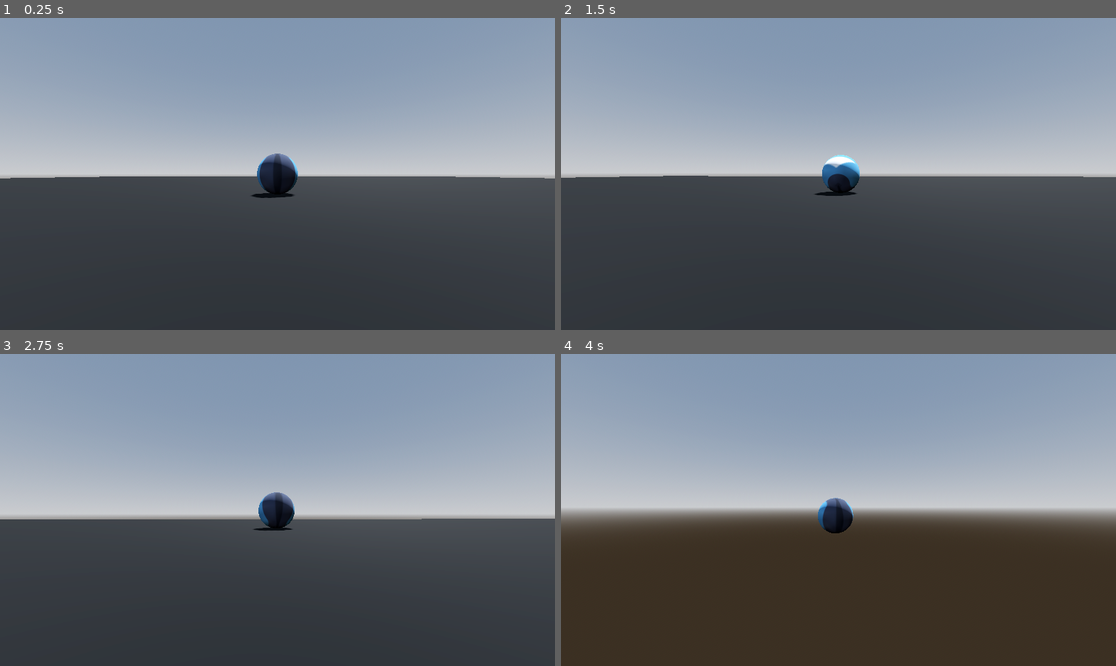
Above: before the commit, frames 1-4 (two rows, left to right).
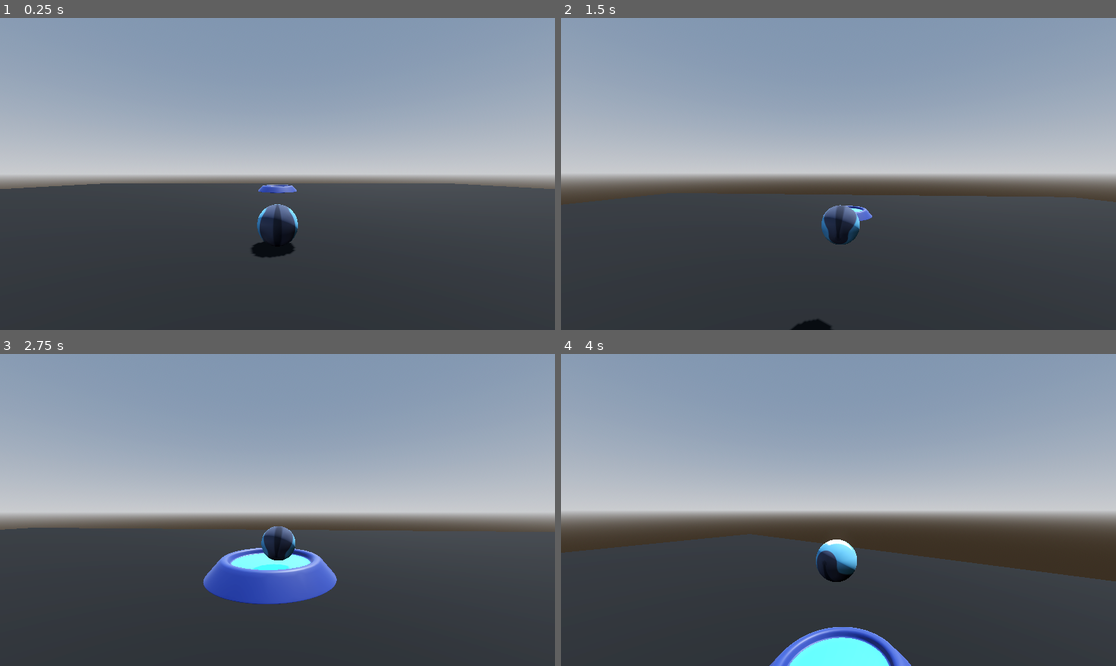
Above: after the commit, the same moments.

Repository: ddon-dev/tiki-boost
Game: Godot game, scene res://scenes/levels/Proto.tscn
Same seed, same stepped clock (60 frames per second), same inputs: the game is played once before the commit and once after it. The engine's default icon, where the game draws it, is replaced by a stand-in: a white triangle on a blue panel in a dark square.
Inputs (mouse positions are in pixels of both pictures, inside the frame that each line leads up to):
- Up to frame 1 (0.25 s): no input
- Up to frame 2 (1.5 s): tap Enter at 0.5 s; move the mouse to (866, 174) at 0.52 s; hold W (forward) from 0.53 s (still down); click (866, 174) at 0.6 s; click (866, 174) at 0.77 s; click (866, 174) at 1.07 s; move the mouse to (810, 174) at 1.27 s; tap Space at 1.35 s
- Up to frame 3 (2.75 s): keep holding W (forward); click (249, 510) at 1.52 s; click (249, 510) at 1.55 s; click (249, 510) at 1.82 s; move the mouse to (288, 503) at 2.02 s; click (288, 503) at 2.1 s
- Up to frame 4 (4 s): keep holding W (forward); move the mouse to (832, 516) at 2.77 s; tap Space at 2.85 s; click (832, 516) at 3.02 s; click (832, 516) at 3.05 s; click (832, 516) at 3.32 s; move the mouse to (877, 513) at 3.52 s; click (877, 513) at 3.6 s; click (877, 513) at 3.77 s

The runs differ from the first frame. In frame 1, 4.2% of the frame differs, in the area x 0-100%, y 43-77%; in frame 2, 5.8%; in frame 3, 7.1%; in frame 4, 34%, in the area x 0-100%, y 46-100%.

Commit message:
added finish pad

Diff:
--- a/project.godot
+++ b/project.godot
@@ -55,6 +55,12 @@
 ]
 }
 
+[layer_names]
+
+3d_physics/layer_1="Player"
+3d_physics/layer_2="World"
+3d_physics/layer_3="Gates"
+
 [physics]
 
 3d/physics_engine="Jolt Physics"
--- a/scenes/levels/Proto.tscn
+++ b/scenes/levels/Proto.tscn
@@ -1,6 +1,7 @@
-[gd_scene load_steps=6 format=3 uid="uid://r5802t4ayrt0"]
+[gd_scene load_steps=7 format=3 uid="uid://r5802t4ayrt0"]
 
 [ext_resource type="PackedScene" uid="uid://bguscvtdsubse" path="res://scenes/player/Player.tscn" id="1_a6j5x"]
+[ext_resource type="PackedScene" uid="uid://c1bkxh8p1litp" path="res://scenes/objects/FinishPoint.tscn" id="2_u1lr8"]
 
 [sub_resource type="StandardMaterial3D" id="StandardMaterial3D_6gjf6"]
 albedo_color = Color(0, 0, 0, 1)
@@ -26,26 +27,36 @@
 transform = Transform3D(1, 0, 0, 0, 1, 0, 0, 0, 1, 0, -1, 0)
 material_override = SubResource("StandardMaterial3D_6gjf6")
 use_collision = true
+collision_layer = 2
+collision_mask = 0
 size = Vector3(64, 1, 64)
 
 [node name="CSGBox3D" type="CSGBox3D" parent="Terrain"]
 transform = Transform3D(1, 0, 0, 0, 1, 0, 0, 0, 1, 0, 0, 15)
 use_collision = true
+collision_layer = 2
+collision_mask = 0
 size = Vector3(5, 1, 1)
 
 [node name="CSGBox3D2" type="CSGBox3D" parent="Terrain"]
 transform = Transform3D(1, 0, 0, 0, 1, 0, 0, 0, 1, 0, 0, 11)
 use_collision = true
+collision_layer = 2
+collision_mask = 0
 size = Vector3(5, 1, 1)
 
 [node name="CSGBox3D3" type="CSGBox3D" parent="Terrain"]
 transform = Transform3D(-4.371139e-08, 0, -1, 0, 1, 0, 1, 0, -4.371139e-08, -2, 0, 13)
 use_collision = true
+collision_layer = 2
+collision_mask = 0
 size = Vector3(5, 1, 1)
 
 [node name="CSGBox3D4" type="CSGBox3D" parent="Terrain"]
 transform = Transform3D(-4.371139e-08, 0, -1, 0, 1, 0, 1, 0, -4.371139e-08, 2, 0, 13)
 use_collision = true
+collision_layer = 2
+collision_mask = 0
 size = Vector3(5, 1, 1)
 
 [node name="WorldEnvironment" type="WorldEnvironment" parent="."]
@@ -56,3 +67,6 @@
 shadow_enabled = true
 
 [node name="PlayerRigidBody" parent="." instance=ExtResource("1_a6j5x")]
+
+[node name="FinishPoint" parent="." instance=ExtResource("2_u1lr8")]
+transform = Transform3D(1, 0, 0, 0, 1, 0, 0, 0, 1, 0, -0.4208498, -16)
--- /dev/null
+++ b/scenes/objects/FinishPoint.tscn
@@ -0,0 +1,31 @@
+[gd_scene load_steps=4 format=3 uid="uid://c1bkxh8p1litp"]
+
+[ext_resource type="Script" uid="uid://sekcummsah5a" path="res://scenes/objects/finish_point.gd" id="1_2fa4v"]
+[ext_resource type="PackedScene" uid="uid://w0jfuhrs5lxo" path="res://assets/meshes/FinishPad.glb" id="1_rlt3t"]
+
+[sub_resource type="SphereShape3D" id="SphereShape3D_rlt3t"]
+radius = 3.0
+
+[node name="FinishPoint" type="Node3D"]
+script = ExtResource("1_2fa4v")
+
+[node name="FinishPad" parent="." instance=ExtResource("1_rlt3t")]
+transform = Transform3D(4, 0, 0, 0, 4, 0, 0, 0, 4, 0, 0, 0)
+
+[node name="FinishArea" type="Area3D" parent="."]
+transform = Transform3D(1, 0, 0, 0, 1, 0, 0, 0, 1, 0, 3, 0)
+collision_layer = 4
+gravity_space_override = 3
+gravity_point = true
+gravity_point_center = Vector3(0, 0, 0)
+gravity_direction = Vector3(0, 0, 0)
+gravity = 30.0
+linear_damp_space_override = 3
+linear_damp = 3.0
+angular_damp = 0.0
+
+[node name="CollisionShape3D" type="CollisionShape3D" parent="FinishArea"]
+transform = Transform3D(1, 0, 0, 0, 1, 0, 0, 0, 1, 0, -1, 0)
+shape = SubResource("SphereShape3D_rlt3t")
+
+[connection signal="body_entered" from="FinishArea" to="." method="_on_finish_area_body_entered"]
--- /dev/null
+++ b/scenes/objects/finish_point.gd
@@ -0,0 +1,5 @@
+extends Node3D
+
+func _on_finish_area_body_entered(body: Node3D) -> void:
+	if body.owner.is_in_group("player"):
+		body.entered_level_finish_point.emit()
--- a/scenes/player/Player.tscn
+++ b/scenes/player/Player.tscn
@@ -1,8 +1,9 @@
-[gd_scene load_steps=8 format=3 uid="uid://bguscvtdsubse"]
+[gd_scene load_steps=9 format=3 uid="uid://bguscvtdsubse"]
 
 [ext_resource type="Texture2D" uid="uid://ce6yr0wy8nkns" path="res://icon.svg" id="1_g1eag"]
 [ext_resource type="Script" uid="uid://djiifaqjw6fvn" path="res://scenes/player/marble.gd" id="1_gmlin"]
 [ext_resource type="Script" uid="uid://cfnlnq2oyww3u" path="res://scenes/player/camera_container.gd" id="2_lr6ob"]
+[ext_resource type="Script" uid="uid://bfp2ypo23idxt" path="res://scenes/player/ground_check_ray.gd" id="4_524rm"]
 
 [sub_resource type="PhysicsMaterial" id="PhysicsMaterial_lr6ob"]
 bounce = 0.5
@@ -14,12 +15,13 @@
 [sub_resource type="StandardMaterial3D" id="StandardMaterial3D_l0f2b"]
 albedo_texture = ExtResource("1_g1eag")
 
-[node name="PlayerRigidBody" type="Node3D"]
+[node name="PlayerRigidBody" type="Node3D" groups=["player"]]
 
 [node name="Marble" type="RigidBody3D" parent="."]
 unique_name_in_owner = true
+collision_mask = 6
 physics_material_override = SubResource("PhysicsMaterial_lr6ob")
-gravity_scale = 0.9
+gravity_scale = 0.95
 linear_damp = 0.8
 script = ExtResource("1_gmlin")
 
@@ -40,9 +42,18 @@
 unique_name_in_owner = true
 
 [node name="SpringArm3D" type="SpringArm3D" parent="CameraContainer/HRotation/VRotation"]
+transform = Transform3D(1, 0, 0, 0, 1, 0, 0, 0, 1, 0, 1.25, 0)
 spring_length = 5.0
-margin = 1.0
+margin = 1.5
 
 [node name="Camera3D" type="Camera3D" parent="CameraContainer/HRotation/VRotation/SpringArm3D"]
 unique_name_in_owner = true
 current = true
+
+[node name="GroundCheckRay" type="RayCast3D" parent="."]
+target_position = Vector3(0, -0.6, 0)
+collision_mask = 2
+script = ExtResource("4_524rm")
+
+[connection signal="entered_level_finish_point" from="Marble" to="Marble" method="on_level_finish_point"]
+[connection signal="entered_level_finish_point" from="Marble" to="CameraContainer" method="on_level_finish_point"]
--- a/scenes/player/camera_container.gd
+++ b/scenes/player/camera_container.gd
@@ -7,9 +7,11 @@
 @export_range(5.0, 45.0, 5.0) var h_accel: float = 15.0
 @export_range(5.0, 45.0, 5.0) var v_accel: float = 15.0
 @export var smooth_camera_tolerance: float = 0.3
+@export var final_rotation_speed: float = 25.0
 
 var cam_h_rotation: float = 0.0
 var cam_v_rotation: float = 0.0
+var level_finished: bool = false
 
 @onready var marble: RigidBody3D = %Marble
 @onready var h_rotation: Node3D = %HRotation
@@ -23,8 +25,15 @@
 
 	cam_v_rotation = clamp(cam_v_rotation, v_min, v_max)
 
-	h_rotation.rotation_degrees.y = lerp(h_rotation.rotation_degrees.y, cam_h_rotation, delta * h_accel)
-	v_rotation.rotation_degrees.x = lerp(v_rotation.rotation_degrees.x, cam_v_rotation, delta * v_accel)
+	if level_finished:
+		# la cámara rota alrededor de la balita en el final del nivel
+		h_rotation.rotation_degrees.y = lerp(h_rotation.rotation_degrees.y, h_rotation.rotation_degrees.y + 1, delta * final_rotation_speed)
+		v_rotation.rotation_degrees.x = lerp(v_rotation.rotation_degrees.x, 0.0, 2 * delta)
+	else:
+		# la cámara sigue la balita normalmente
+		h_rotation.rotation_degrees.y = lerp(h_rotation.rotation_degrees.y, cam_h_rotation, delta * h_accel)
+		v_rotation.rotation_degrees.x = lerp(v_rotation.rotation_degrees.x, cam_v_rotation, delta * v_accel)
+
 	rotation_degrees.z = 0
 
 func _input(event: InputEvent) -> void:
@@ -38,3 +47,9 @@
 			KEY_ESCAPE: Input.set_mouse_mode(Input.MOUSE_MODE_VISIBLE)
 			KEY_SPACE: Input.set_mouse_mode(Input.MOUSE_MODE_CAPTURED)
 			_: pass
+
+
+
+func on_level_finish_point() -> void:
+	level_finished = true
+	smooth_camera_tolerance = 0.1
--- /dev/null
+++ b/scenes/player/ground_check_ray.gd
@@ -0,0 +1,11 @@
+extends RayCast3D
+
+@onready var marble: Marble = %Marble
+
+func _physics_process(_delta: float) -> void:
+	global_position = marble.get_node("MeshInstance3D").global_position
+
+	if is_colliding():
+		marble.grounded = true
+	else:
+		marble.grounded = false
--- a/scenes/player/marble.gd
+++ b/scenes/player/marble.gd
@@ -1,17 +1,32 @@
 class_name Marble extends RigidBody3D
 
-@export var move_speed: float = 1200.0
-@export var max_velocity: float = 25.0
+@export var move_speed: float = 800.0
+@export var max_velocity: float = 20.0
+@export var jump_force: float = 7.5
+@export var finish_decel: float = 0.25
 
 @onready var camera: Camera3D = %Camera3D
 
+@warning_ignore("unused_signal")
+signal entered_level_finish_point
+
+var grounded: bool
+var can_move: bool = true
+var level_finished: bool = false
+
 func _physics_process(delta: float) -> void:
+	if can_move:
+		movement(delta)
+
+	if level_finished: gravity_scale = move_toward(gravity_scale, 0.0, finish_decel * delta)
+
 	if abs(linear_velocity.x) - max_velocity > 0.0:
 		linear_velocity.x = max_velocity
 	if abs(linear_velocity.z) - max_velocity > 0.0:
 		linear_velocity.z = -max_velocity
 
-	movement(delta)
+	if Input.is_action_just_pressed("jump") && grounded:
+		jump()
 
 func movement(delta: float) -> void:
 	# f_input o forward_input, movimiento hacia adelante y hacia atrás
@@ -28,3 +43,10 @@
 
 	apply_central_force(f_direction * move_speed * delta)
 	apply_central_force(h_direction * move_speed * delta)
+
+func jump() -> void:
+	apply_central_impulse(Vector3.UP * jump_force)
+
+func on_level_finish_point() -> void:
+	level_finished = true
+	can_move = false
Binary file added: assets/meshes/FinishPad.glb
Not shown, added: assets/meshes/FinishPad.glb.import
Not shown, added: scenes/objects/finish_point.gd.uid
Not shown, added: scenes/player/ground_check_ray.gd.uid
